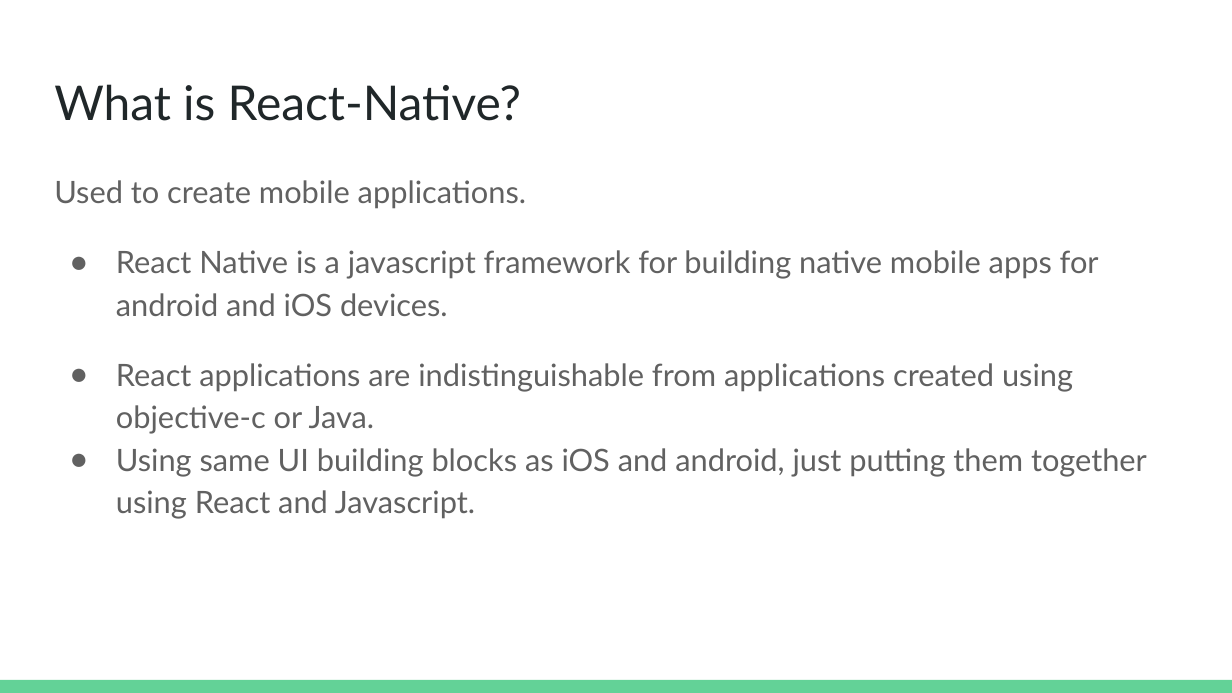
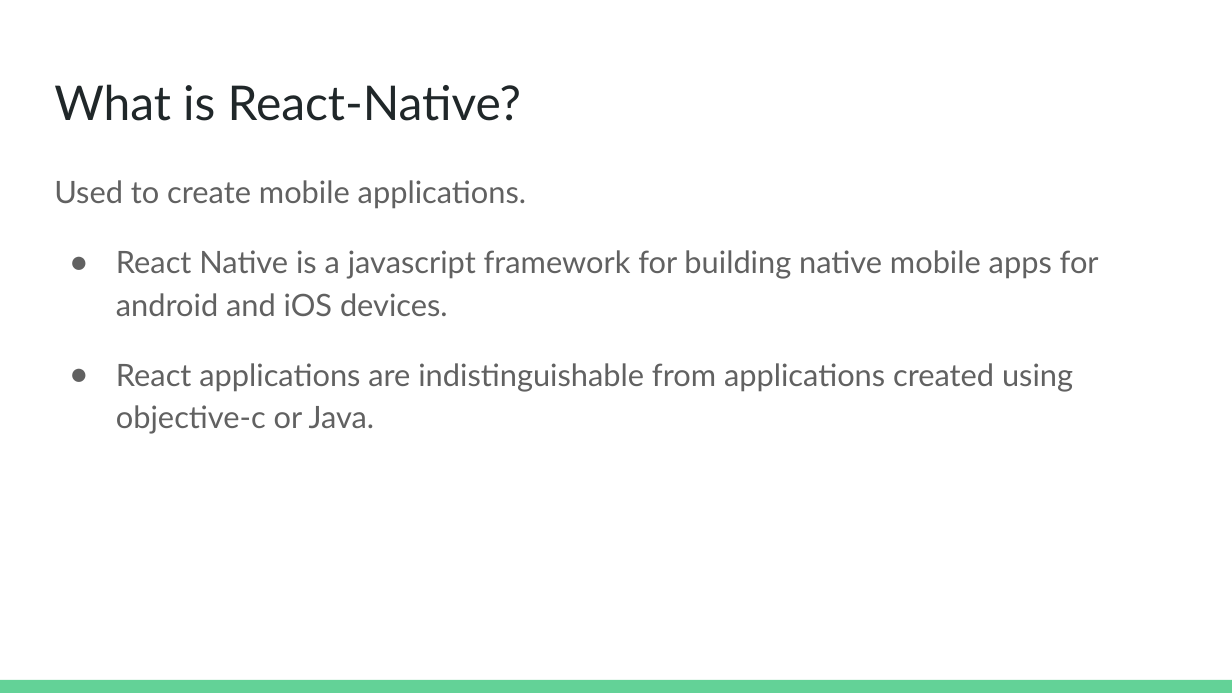
Before and after one commit to chasemoy/lightning-talk, a slide deck: slide 2 of Lightning Talk.pptx. Drawn at 1232x693 pixels with LibreOffice and Linux fonts; fonts in the diff are those of the drawing. Boxes give left, top, right and bottom in pixels: in the first picture for what was removed or moved away, otherwise in the second. Text is boxed around its words. In the diff, an @@ line names an element or a change of style, - is before the commit and + after.

```diff
--- a/Lightning Talk.pptx
+++ b/Lightning Talk.pptx
@@ text at (x1=116, y1=448, x2=1147, y2=519): paragraph removed @@
-● Using same UI building blocks as iOS and android, just putting them together using React and Javascript.
```
